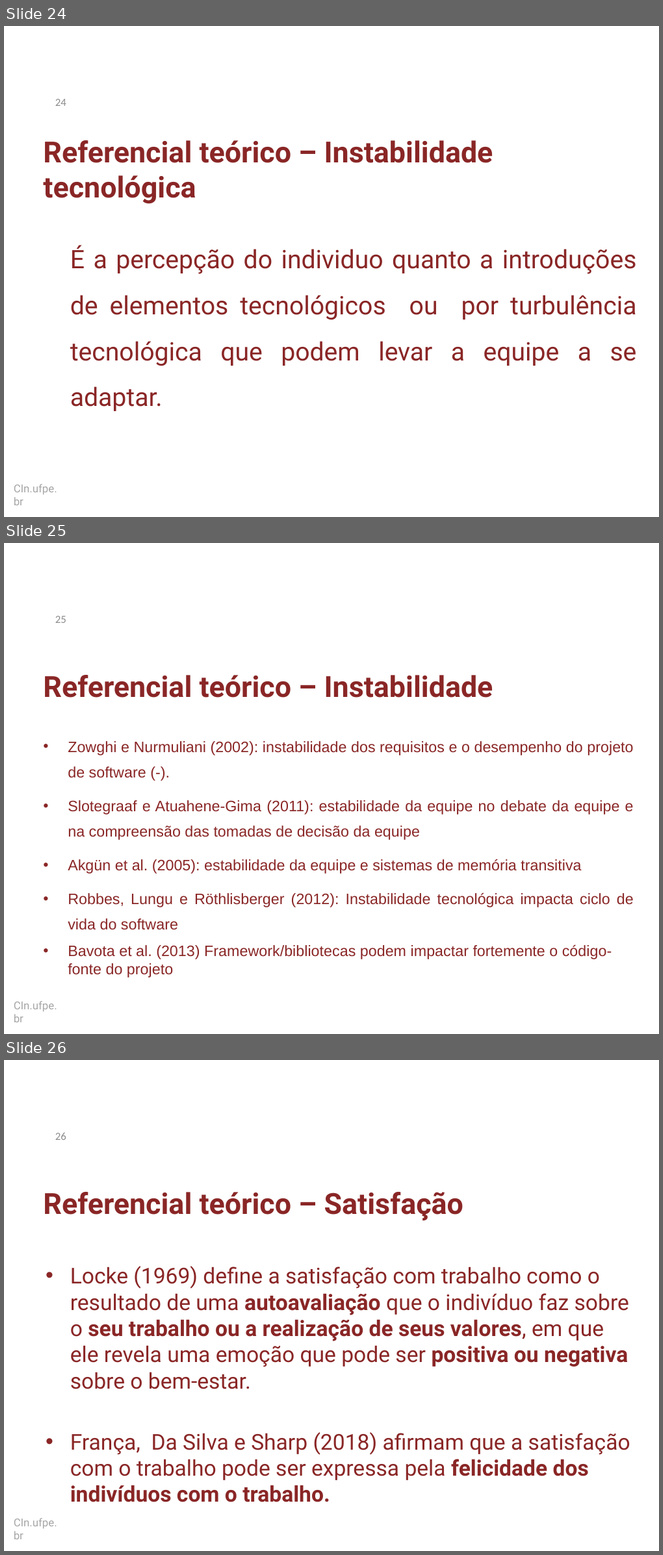
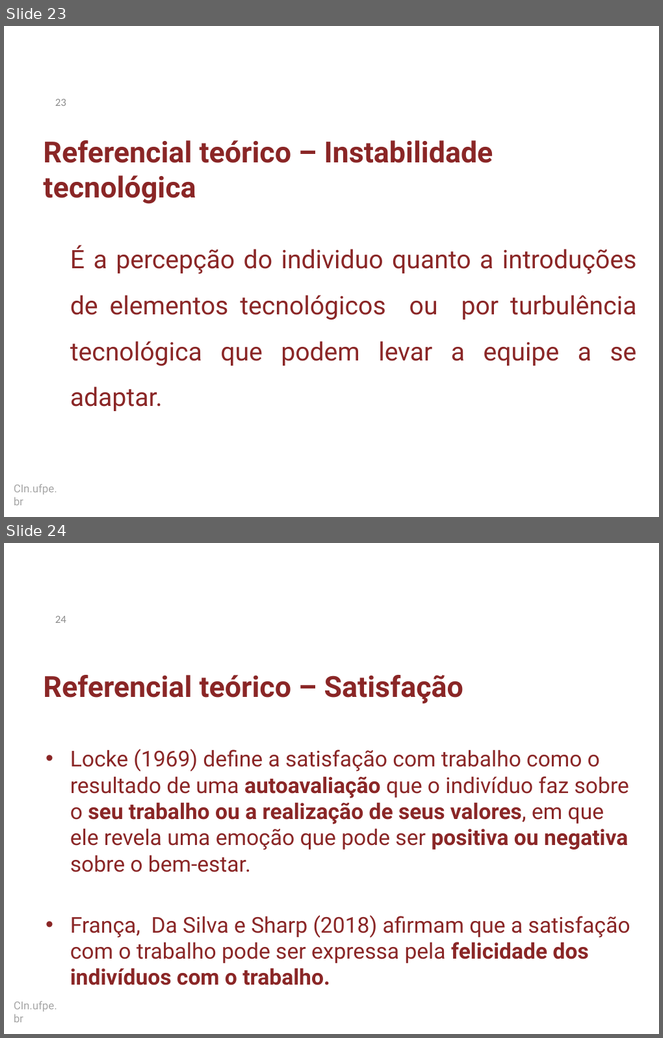
Before and after one commit to dan1lo/doutoradoR, a slide deck: apresentacao doutorado simplificado.pptx. Shown one above the other, each under a label of ours: slides 24, 25 and 26 before the commit, slides 23 and 24 after it. The pictures are 663x1555 and 663x1038 pixels, drawn with LibreOffice and Linux fonts; fonts in the diff are those of the drawing; background and template pictures are left out. Boxes give left, top, right and bottom in pixels: in the first picture for what was removed or moved away, otherwise in the second. Text is boxed around its words. In the diff, an @@ line names an element or a change of style, - is before the commit and + after.

```diff
--- a/apresentacao doutorado simplificado.pptx
+++ b/apresentacao doutorado simplificado.pptx
@@ slide 25 removed at box(4, 543, 659, 1034), background #FFFFFF; not listed: 1 template element that a slide beside it also shows @@
@@ page number removed at box(55, 616, 66, 623) @@
-25
@@ title removed at box(43, 675, 493, 698) @@
-Referencial teórico – Instabilidade
@@ text removed at box(68, 741, 634, 978) @@
-• Zowghi e Nurmuliani (2002): instabilidade dos requisitos e o desempenho do projeto de software (-).
-• Slotegraaf e Atuahene-Gima (2011): estabilidade da equipe no debate da equipe e na compreensão das tomadas de decisão da equipe
-• Akgün et al. (2005): estabilidade da equipe e sistemas de memória transitiva
-• Robbes, Lungu e Röthlisberger (2012): Instabilidade tecnológica impacta ciclo de vida do software
-• Bavota et al. (2013) Framework/bibliotecas podem impactar fortemente o código-fonte do projeto
@@ what was slide 24 is now slide 23 @@
@@ page number at box(55, 99, 66, 106): text changed @@
-24
+23
@@ what was slide 26 is now slide 24 @@
@@ page number at box(55, 616, 66, 623): text changed @@
-26
+24
```
Also in this commit, not shown: 7 slides changed, 2 slides added, 4 other slides removed, 1 other file.
